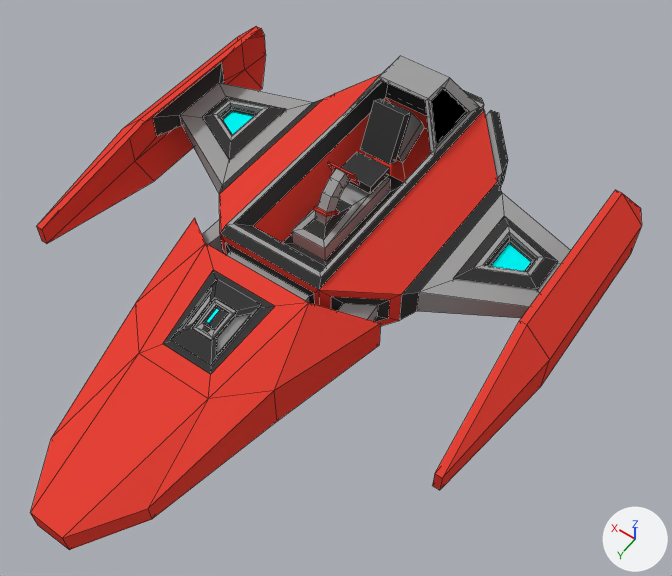
A saved change to the Blender file Assets/Models/Ship.blend.
Before and after are seen from a 50 mm camera at (-9.78, 11.18, 19.72) aimed at (-1.42, -0.52, 1.33). Arrows for +X, +Y and +Z are at lower right; the lights stay in place. Mesh edges are drawn as thin lines.

Names of what the first picture shows: 'Body', 'Boosters', 'FuelPack', 'Thrusters', 'Wings'.
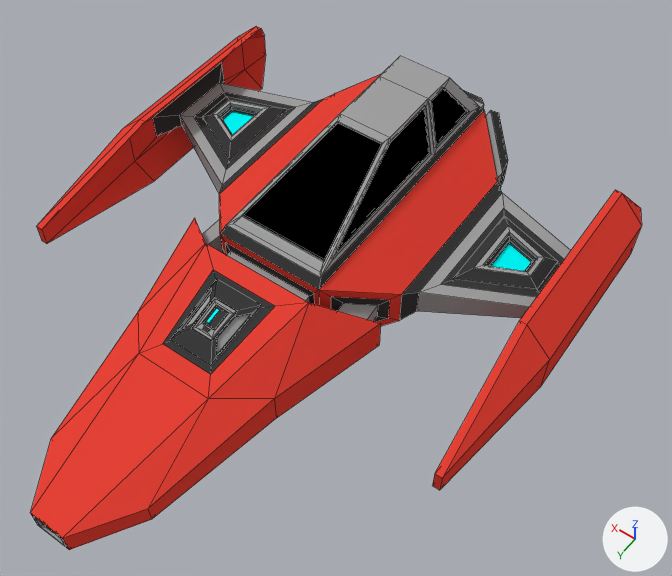
Where the change shows, as pixel boxes (x1, y1, x2, y2) in the pictures (672 x 576 px):
'Canopy', shown: after (227, 76, 434, 278)
part 1 of me_cube_003, built on: (180, 83, 571, 307) in both
part 2 of me_cube_001, built on: (31, 217, 381, 550) in both
part 3 of me_cube_001, recoloured: before (227, 113, 434, 278)

What the commit changed:
Material 'Intake' (mat_intake) is new.
Its base color is (0.022, 0.022, 0.022) (black #292929).
me_cube_003 is used by ob_wings; location (0.0, -3.51, 0.97).
me_cube_003 had 88 vertices, 94 faces and spanned x -6.81..6.81, y -4.01..5.85, z -1.12..1.26.
me_cube_003 now has 104 vertices, 110 faces and spans x -6.81..6.81, y -4.01..5.85, z -1.12..1.26.
Part 1, on me_cube_003:
16 faces are deleted.
16 vertices are added at x -5.78..5.78, y -1.86..1.35, z -0.41..0.34.
16 new faces join them, mat_rubber (black #3d3d3d).
16 new faces join them, mat_metal (grey #a1a1a1).
me_cube_001 is used by ob_body; location (0.0, -1.1, 1.01).
me_cube_001 had 316 vertices, 325 faces and spanned x -3.2..3.2, y -6.4..9.2, z -1.1..2.6.
me_cube_001 now has 368 vertices, 369 faces and spans x -3.2..3.2, y -6.4..9.2, z -1.1..2.6.
Part 2, on me_cube_001:
2 faces are deleted.
4 vertices move from x -2.1..2.1, y 4.0, z -0.8..0.6 to x -2.1..2.1, y 4.0, z -0.6..0.3.
30 vertices are added at x -0.4..0.4, y 7.1..9.2, z -0.7..-0.3.
22 new vertices lie (0.0, 0.0, 0.5) away from vertices in x -0.4..0.4, y 9.0..9.2, z -0.6.
16 new faces join them, mat_rubber (black #3d3d3d).
4 new faces join them, mat_redpaint (red #e74337).
21 new faces join them, mat_metal (grey #a1a1a1).
5 new faces join them, mat_intake (black #292929).
me_cube_001 part 3: 3 faces spanning x -1.5..1.5, y -3.9..1.2, z 1.4 switch from mat_metal (grey #a1a1a1) to mat_rubber (black #3d3d3d).
me_cube_001 now uses material mat_intake (black #292929).
Object 'Canopy' (ob_canopy) is now shown.
